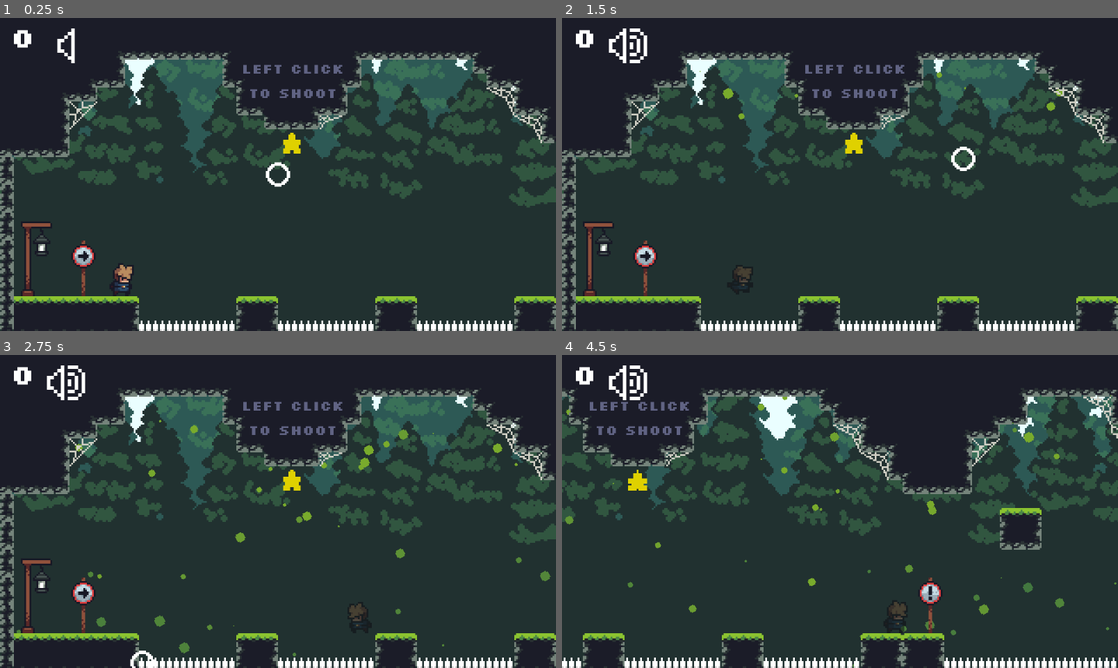
Above: before the commit, frames 1-4 (two rows, left to right).
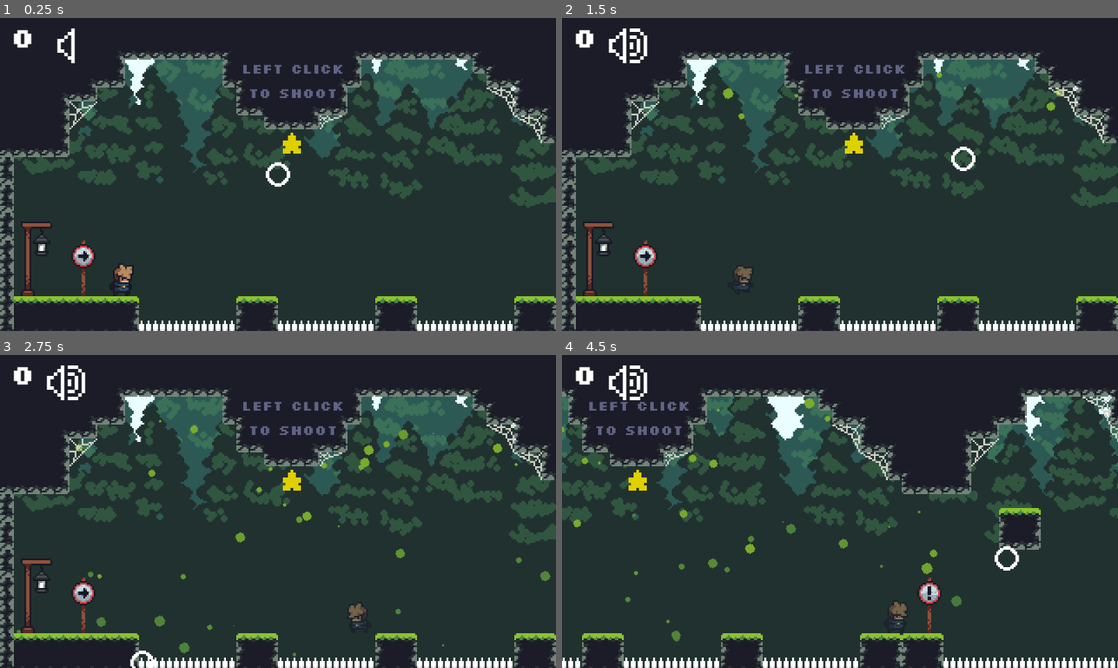
Above: after the commit, the same moments.

Repository: ItsHotdogFred/cannon-platformer
Game: Godot game, scene res://main.tscn
Same seed, same stepped clock (60 frames per second), same inputs: the game is played once before the commit and once after it.
Inputs (mouse positions are in pixels of both pictures, inside the frame that each line leads up to):
- Up to frame 1 (0.25 s): no input
- Up to frame 2 (1.5 s): click (628, 46) at 0.5 s; tap Enter at 1.25 s; move the mouse to (962, 158) at 1.27 s; hold D (right) from 1.28 s (still down); tap F (noclip) at 1.35 s
- Up to frame 3 (2.75 s): click (400, 495) at 1.55 s; release D (right) at 2 s; tap Enter at 2 s; drag from (166, 527) to (139, 661) at 2.02 s
- Up to frame 4 (4.5 s): tap Enter at 2.75, 3.5, 4.25 s; move the mouse to (895, 442) at 2.77 s; hold D (right) 2.78-3.5 s; right-click (895, 442) at 2.85 s; click (895, 442) at 3.05 s; drag from (812, 574) to (573, 661) at 3.52 s; move the mouse to (1006, 558) at 4.27 s; hold A (left) from 4.28 s (still down); click (1006, 558) at 4.35 s

The runs differ from the first frame. In frame 1, 0.1% of the frame differs, in the area x 2-61%, y 4-44%; in frame 2, 0.2%; in frame 3, 0.2%; in frame 4, 15%, in the area x 0-100%, y 4-100%.

Commit message:
Fully working system

Diff:
--- a/main.tscn
+++ b/main.tscn
@@ -8,6 +8,7 @@
 [ext_resource type="AudioStream" uid="uid://icoapxm7cb08" path="res://audio/music/iron_ascent.ogg" id="5_dg77c"]
 [ext_resource type="Script" uid="uid://bto1f0lrjepde" path="res://ui/sound.gd" id="6_w48qg"]
 [ext_resource type="PackedScene" uid="uid://c8ce8iwriq0m3" path="res://world/levels/Level_05.tscn" id="6_ycdy4"]
+[ext_resource type="PackedScene" path="res://player/cursor_indicator.tscn" id="7_cursor"]
 [ext_resource type="Texture2D" uid="uid://bibuw7f70ifba" path="res://icons/sound_on.svg" id="7_vivmo"]
 [ext_resource type="PackedScene" uid="uid://yhivvoqo6exq" path="res://world/levels/Level_02.tscn" id="8_5vw27"]
 [ext_resource type="PackedScene" uid="uid://dfnrfpy668v86" path="res://world/levels/Level_03.tscn" id="8_kek77"]
@@ -21,54 +22,38 @@
 [node name="Main" type="Node2D" unique_id=1227024573]
 script = ExtResource("2_main")
 
-[node name="Background" parent="." unique_id=1680881938 instance=ExtResource("17_074og")]
-z_index = -2
-position = Vector2(0, -15)
-
-[node name="SubViewportContainer" type="SubViewportContainer" parent="." unique_id=1612213823]
-texture_filter = 1
-offset_right = 40.0
-offset_bottom = 40.0
-
-[node name="SubViewport" type="SubViewport" parent="SubViewportContainer" unique_id=527611784]
-transparent_bg = true
-handle_input_locally = false
-size = Vector2i(320, 180)
-render_target_update_mode = 4
-
-[node name="Player" parent="SubViewportContainer/SubViewport" unique_id=602816141 instance=ExtResource("1_0xm2m")]
+[node name="Player" parent="." unique_id=602816141 instance=ExtResource("1_0xm2m")]
 z_index = 5
 position = Vector2(70, 144)
-noclip_speed = null
 
-[node name="Tutorial_01" parent="SubViewportContainer/SubViewport" unique_id=199532143 instance=ExtResource("8_5vw27")]
+[node name="Tutorial_01" parent="." unique_id=199532143 instance=ExtResource("8_5vw27")]
 
-[node name="Tutoiral_02" parent="SubViewportContainer/SubViewport" unique_id=2023377505 instance=ExtResource("8_kek77")]
+[node name="Tutoiral_02" parent="." unique_id=2023377505 instance=ExtResource("8_kek77")]
 position = Vector2(320, 0)
 
-[node name="TileMapLayer" parent="SubViewportContainer/SubViewport" unique_id=938936149 instance=ExtResource("9_kek77")]
+[node name="TileMapLayer" parent="." unique_id=938936149 instance=ExtResource("9_kek77")]
 position = Vector2(640, 0)
 
-[node name="TileMapLayer2" parent="SubViewportContainer/SubViewport" unique_id=1466047648 instance=ExtResource("6_ycdy4")]
+[node name="TileMapLayer2" parent="." unique_id=1466047648 instance=ExtResource("6_ycdy4")]
 position = Vector2(960, 0)
 
-[node name="TileMapLayer3" parent="SubViewportContainer/SubViewport" unique_id=749135044 instance=ExtResource("16_2cqfq")]
+[node name="TileMapLayer3" parent="." unique_id=749135044 instance=ExtResource("16_2cqfq")]
 position = Vector2(1280, 0)
 
-[node name="TileMapLayer4" parent="SubViewportContainer/SubViewport" unique_id=686122201 instance=ExtResource("17_yaehf")]
+[node name="TileMapLayer4" parent="." unique_id=686122201 instance=ExtResource("17_yaehf")]
 position = Vector2(1600, 0)
 
-[node name="TileMapLayer5" parent="SubViewportContainer/SubViewport" unique_id=1303224397 instance=ExtResource("19_cegan")]
+[node name="TileMapLayer5" parent="." unique_id=1303224397 instance=ExtResource("19_cegan")]
 position = Vector2(1920, 0)
 
-[node name="TileMapLayer6" parent="SubViewportContainer/SubViewport" unique_id=891859371 instance=ExtResource("17_cegan")]
+[node name="TileMapLayer6" parent="." unique_id=891859371 instance=ExtResource("17_cegan")]
 position = Vector2(1920, 180)
 
-[node name="ScreenCamera" type="Camera2D" parent="SubViewportContainer/SubViewport" unique_id=2020762220]
+[node name="ScreenCamera" type="Camera2D" parent="." unique_id=2020762220 groups=["grapple_screen_camera"]]
 position = Vector2(160, 90)
 script = ExtResource("3_camera")
 
-[node name="Label" type="Label" parent="SubViewportContainer/SubViewport/ScreenCamera" unique_id=1516192247]
+[node name="Label" type="Label" parent="ScreenCamera" unique_id=1516192247]
 z_index = 1
 offset_left = -154.0
 offset_top = -90.0
@@ -79,12 +64,12 @@
 text = "0"
 script = ExtResource("3_4c57u")
 
-[node name="AudioStreamPlayer2D" type="AudioStreamPlayer2D" parent="SubViewportContainer/SubViewport/ScreenCamera" unique_id=318832377]
+[node name="AudioStreamPlayer2D" type="AudioStreamPlayer2D" parent="ScreenCamera" unique_id=318832377]
 position = Vector2(-160, -90)
 stream = ExtResource("5_dg77c")
 autoplay = true
 
-[node name="Sound" type="Button" parent="SubViewportContainer/SubViewport/ScreenCamera" unique_id=1426153752]
+[node name="Sound" type="Button" parent="ScreenCamera" unique_id=1426153752]
 z_index = 1
 texture_filter = 1
 offset_left = -138.0
@@ -97,4 +82,27 @@
 script = ExtResource("6_w48qg")
 sound = false
 
-[connection signal="pressed" from="SubViewportContainer/SubViewport/ScreenCamera/Sound" to="SubViewportContainer/SubViewport/ScreenCamera/Sound" method="_on_pressed"]
+[node name="SubViewportContainer" type="SubViewportContainer" parent="ScreenCamera" unique_id=1612213823]
+z_index = 100
+texture_filter = 1
+offset_left = -160.0
+offset_top = -90.0
+offset_right = 160.0
+offset_bottom = 90.0
+mouse_filter = 2
+
+[node name="SubViewport" type="SubViewport" parent="ScreenCamera/SubViewportContainer" unique_id=527611784 groups=["grapple_rope_viewport"]]
+transparent_bg = true
+handle_input_locally = false
+size = Vector2i(320, 180)
+render_target_update_mode = 4
+
+[node name="CursorIndicator" parent="ScreenCamera/SubViewportContainer/SubViewport" unique_id=700347957 instance=ExtResource("7_cursor")]
+player = NodePath("../../../../Player")
+
+[node name="Background" parent="." unique_id=1680881938 instance=ExtResource("17_074og")]
+z_index = -2
+position = Vector2(0, -15)
+script = null
+
+[connection signal="pressed" from="ScreenCamera/Sound" to="ScreenCamera/Sound" method="_on_pressed"]
--- a/player.gd
+++ b/player.gd
@@ -4,7 +4,6 @@
 const GrappleScript = preload("res://player/grapple_controller.gd")
 const DeathScript = preload("res://player/death_sequence.gd")
 const CelesteMovementScript = preload("res://player/celeste_movement.gd")
-const CursorScript = preload("res://player/cursor_indicator.gd")
 
 @export var noclip_speed: float = 200.0
 @onready var sprite: AnimatedSprite2D = $Sprite
@@ -13,7 +12,6 @@
 @onready var grapple = GrappleScript.new()
 @onready var death = DeathScript.new()
 @onready var celeste = CelesteMovementScript.new()
-@onready var cursor = CursorScript.new()
 
 var starting_pos: Vector2
 
@@ -36,11 +34,8 @@
 	grapple.on_release = func (): movement.set_active(true)
 	death.bind(self, $Sprite, starting_pos,
 			func (active: bool): movement.set_active(active),
-			func (): return movement.is_noclip())
+		func (): return movement.is_noclip())
 	celeste.bind(self, movement)
-	cursor.name = "CursorIndicator"
-	add_child(cursor)
-	cursor.bind($ShootTime)
 
 
 func _physics_process(delta: float) -> void:
--- a/player/cursor_indicator.gd
+++ b/player/cursor_indicator.gd
@@ -6,16 +6,23 @@
 @export var color_ready: Color = Color.WHITE
 @export var color_charge: Color = Color(1.0, 1.0, 1.0, 0.6)
 @export var color_bg: Color = Color(0.25, 0.25, 0.25, 0.4)
+@export var player: Node2D
 
 var shoot_timer: Timer
 
 
-func bind(timer: Timer) -> void:
-	shoot_timer = timer
+func _ready() -> void:
+	# The camera pauses gameplay during room transitions, but the cursor should
+	# remain visible and pinned to the viewport mouse position.
+	process_mode = Node.PROCESS_MODE_ALWAYS
+	if player == null:
+		player = get_tree().get_first_node_in_group("player") as Node2D
+	if player != null:
+		shoot_timer = player.get_node_or_null("ShootTime") as Timer
 
 
 func _process(_delta: float) -> void:
-	global_position = get_global_mouse_position().round()
+	position = get_viewport().get_mouse_position().round()
 	queue_redraw()
 
 
--- /dev/null
+++ b/player/cursor_indicator.tscn
@@ -0,0 +1,8 @@
+[gd_scene load_steps=2 format=3]
+
+[ext_resource type="Script" path="res://player/cursor_indicator.gd" id="1_cursor"]
+
+[node name="CursorIndicator" type="Node2D"]
+z_as_relative = false
+z_index = 100
+script = ExtResource("1_cursor")
--- a/world/levels/Level_02.tscn
+++ b/world/levels/Level_02.tscn
@@ -6,7 +6,6 @@
 [ext_resource type="FontFile" uid="uid://cet8y2a7ru56n" path="res://fonts/silkscreen/Silkscreen-Bold.ttf" id="4_vn7fu"]
 [ext_resource type="PackedScene" uid="uid://bdir8fdmbtr0r" path="res://world/props/star.tscn" id="5_modof"]
 [ext_resource type="Texture2D" uid="uid://drbdhakieel44" path="res://assets/jumpstart/Jumpstart Legacy/Particles/squircle.png" id="6_xvuf8"]
-[ext_resource type="Script" uid="uid://dl4liswboohvy" path="res://world/levels/gpu_particles_2d.gd" id="7_f3dyj"]
 
 [sub_resource type="TileSetAtlasSource" id="TileSetAtlasSource_n6sch"]
 texture = ExtResource("1_5ceop")
@@ -739,4 +738,3 @@
 texture = ExtResource("6_xvuf8")
 lifetime = 3.0
 process_material = SubResource("ParticleProcessMaterial_f3dyj")
-script = ExtResource("7_f3dyj")
--- a/world/levels/Level_09.tscn
+++ b/world/levels/Level_09.tscn
@@ -9,7 +9,6 @@
 [ext_resource type="PackedScene" uid="uid://dcaeoaw66cmoj" path="res://world/hazards/icy_block.tscn" id="7_f6gmw"]
 [ext_resource type="PackedScene" uid="uid://c5dq5f1nbpq8b" path="res://world/hazards/spike.tscn" id="7_fxys2"]
 [ext_resource type="Texture2D" uid="uid://dyqrgeb01bgtl" path="res://assets/jumpstart/Jumpstart Legacy/Particles/snow_flake.png" id="9_gm5rp"]
-[ext_resource type="Script" uid="uid://dl4liswboohvy" path="res://world/levels/gpu_particles_2d.gd" id="10_cw647"]
 
 [sub_resource type="TileSetAtlasSource" id="TileSetAtlasSource_n6sch"]
 texture = ExtResource("1_yrvgd")
@@ -1294,14 +1293,12 @@
 rotation = 3.1415927
 
 [node name="SnowParticles2D" type="GPUParticles2D" parent="." unique_id=877907578]
-z_index = -1
 texture_filter = 1
 position = Vector2(135, -6)
 amount = 150
 texture = ExtResource("9_gm5rp")
 lifetime = 4.5
 process_material = SubResource("ParticleProcessMaterial_l1gdm")
-script = ExtResource("10_cw647")
 
 [connection signal="body_entered" from="Checkpoint" to="Checkpoint" method="_on_body_entered"]
 [connection signal="body_entered" from="void" to="void" method="_on_body_entered"]
--- a/world/props/grappling_hook.gd
+++ b/world/props/grappling_hook.gd
@@ -17,6 +17,8 @@
 var _attached_body: Node2D
 var _attached_local_position := Vector2.ZERO
 var _released := false
+var _rope_viewport: SubViewport
+var _screen_camera: Camera2D
 
 func start_hook(hook_position: Vector2, attached_body: Node2D = null) -> void:
 	anchor.global_position = hook_position
@@ -26,6 +28,12 @@
 
 	_player = get_tree().get_first_node_in_group("player")
 	_player_parent = _player.get_parent()
+	_rope_viewport = get_tree().get_first_node_in_group("grapple_rope_viewport") as SubViewport
+	_screen_camera = get_tree().get_first_node_in_group("grapple_screen_camera") as Camera2D
+	if _rope_viewport != null:
+		line_2d.reparent(_rope_viewport, false)
+		line_2d.position = Vector2.ZERO
+		line_2d.visible = true
 	player_anchor.global_position = _player.global_position
 	player_anchor.linear_velocity = Vector2.ZERO
 	player_anchor.angular_velocity = 0.0
@@ -120,13 +128,24 @@
 	if _player.has_method("clear_grappling_hook"):
 		_player.clear_grappling_hook(self)
 
+	# The rope was reparented into the SubViewport, so it is no longer freed
+	# automatically with this hook instance.
+	if is_instance_valid(line_2d):
+		line_2d.queue_free()
 	queue_free()
 
 
 func _process(_delta: float) -> void:
+	if not is_instance_valid(line_2d):
+		return
+
 	# Assign a whole new PackedVector2Array; indexing `line_2d.points` alone
 	# mutates a copy and won't update the rendered line.
-	line_2d.points = PackedVector2Array([
-		line_2d.to_local(player_anchor.global_position),
-		line_2d.to_local(anchor.global_position)
-	])
+	var player_position := player_anchor.global_position
+	var anchor_position := anchor.global_position
+	if _rope_viewport != null and _screen_camera != null:
+		var viewport_center := Vector2(_rope_viewport.size) * 0.5
+		var camera_position := _screen_camera.global_position
+		player_position = player_position - camera_position + viewport_center
+		anchor_position = anchor_position - camera_position + viewport_center
+	line_2d.points = PackedVector2Array([player_position, anchor_position])
Not shown: 1 places in background.tscn that only renumber resources
Not shown, changed: AGENTS.md
